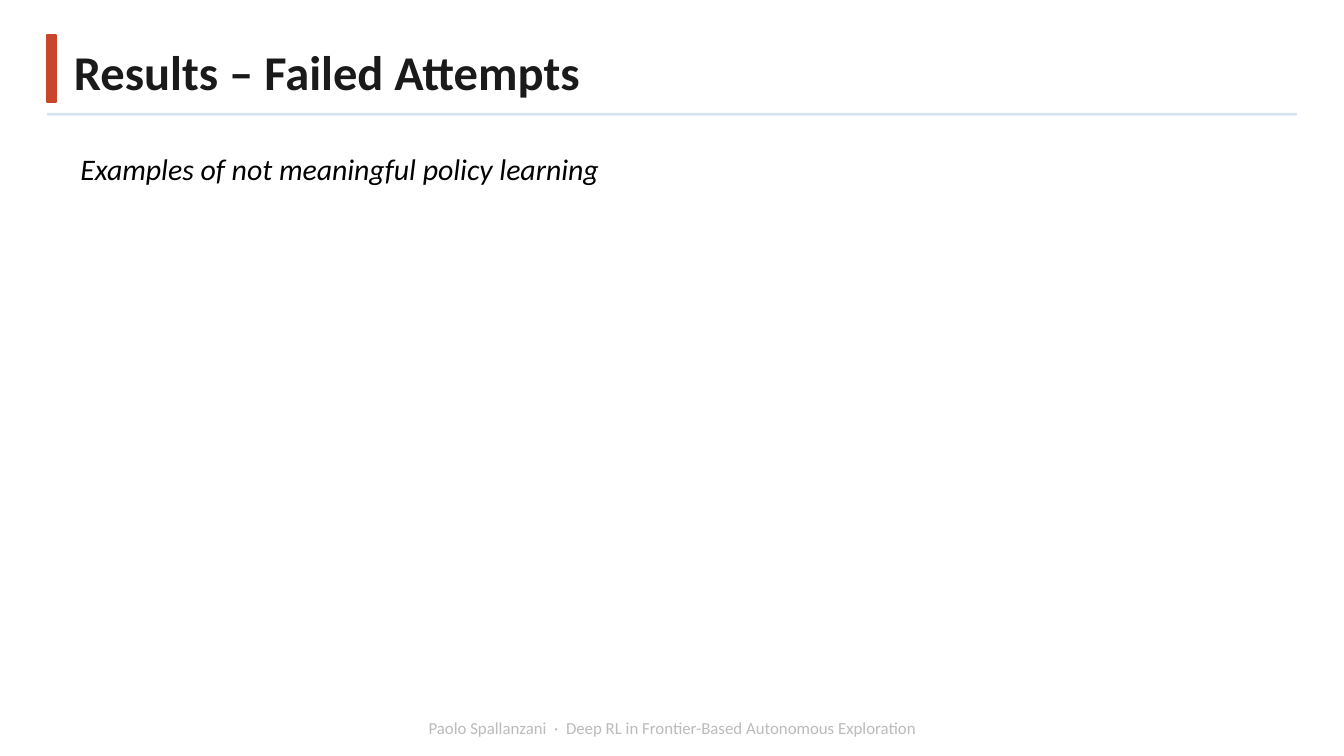
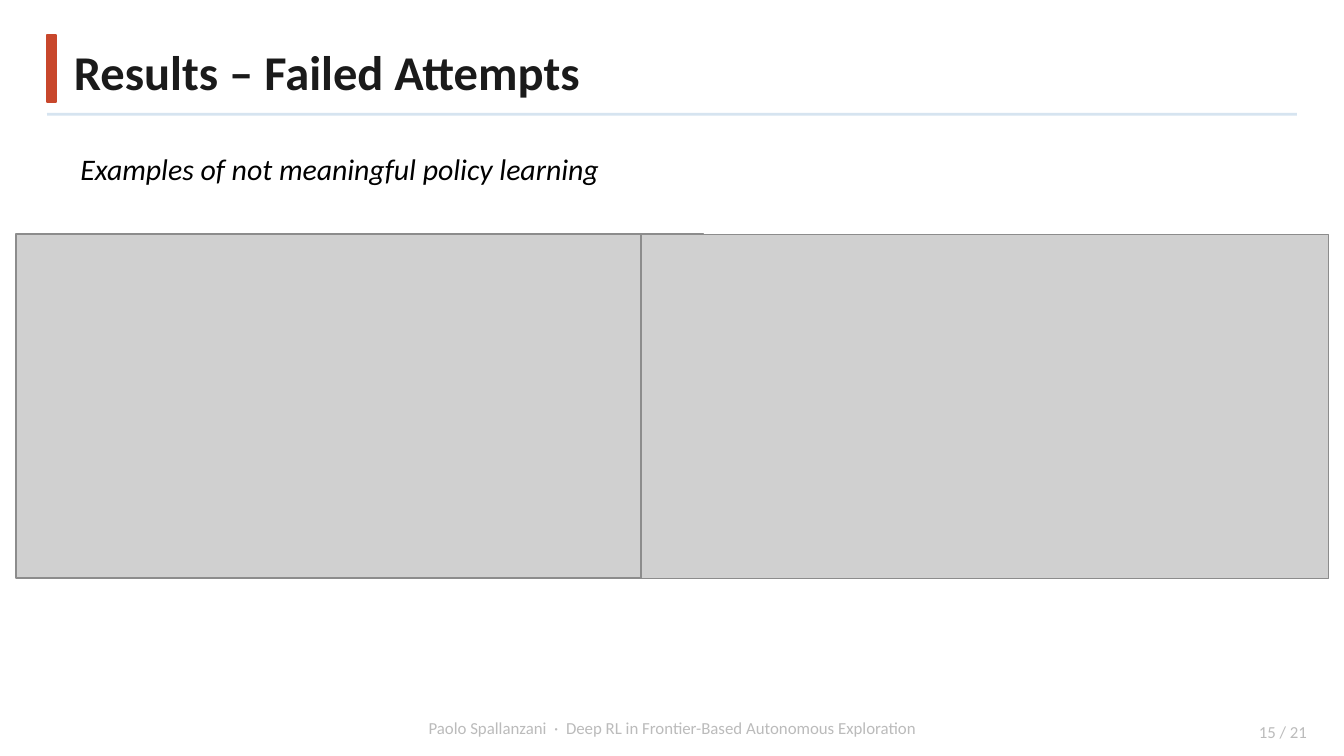
Before and after one commit to Paolo-Spall/presentazione_tesi_dae, a slide deck: slide 15 of paolo.spallanzani.pptx. Drawn at 1344x756 pixels with LibreOffice and Linux fonts; fonts in the diff are those of the drawing; grey boxes stand for pictures; background and template pictures are left out. Boxes give left, top, right and bottom in pixels: in the first picture for what was removed or moved away, otherwise in the second. Text is boxed around its words. In the diff, an @@ line names an element or a change of style, - is before the commit and + after.

```diff
--- a/paolo.spallanzani.pptx
+++ b/paolo.spallanzani.pptx
@@ picture added at box(16, 234, 704, 578) @@
@@ picture added at box(641, 235, 1329, 579) @@
@@ page number added at box(1259, 727, 1307, 738), 9 pt, text #BBBBBB @@
+15 / 21
```
Also in this commit, not shown: 19 other slides changed, 1 other file.
